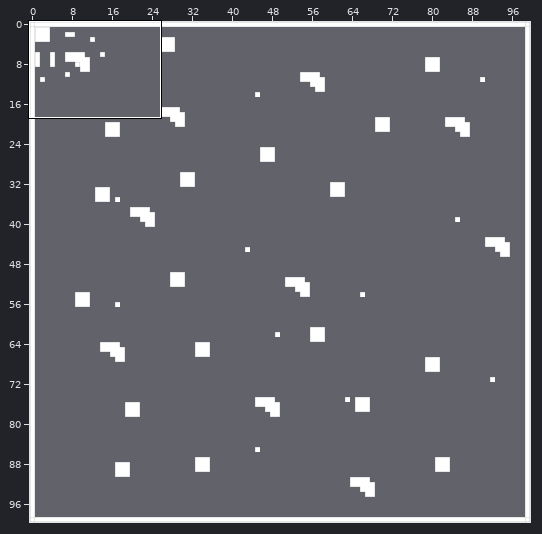
Two states of a Tiled map (JSON), assets/tiled/maps/0.json. Above: a wide view before the commit, with the close-up outlined.
Close-up. Before the commit:
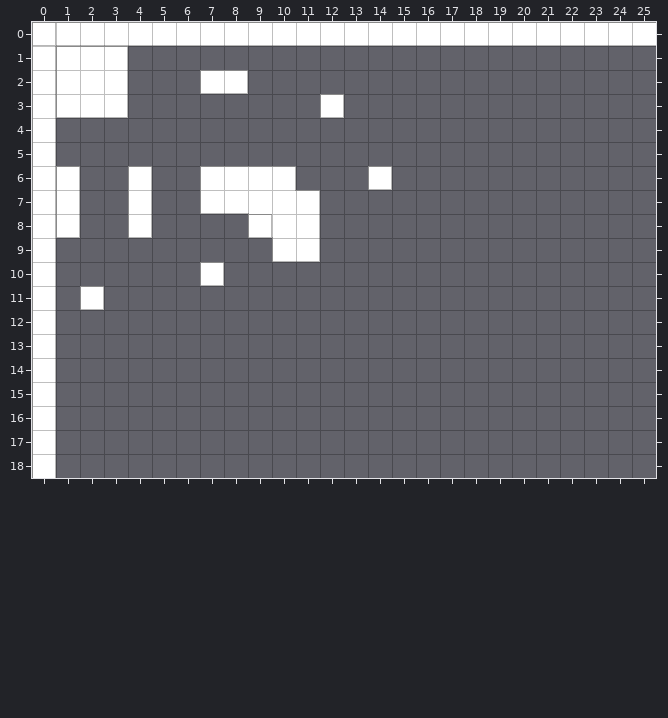
Cells are 16x16 px. Shown: x 0..25, y 0..18. The commit also changed other parts of the map, which this record leaves out. The old version is drawn lined up with the new one.
After the commit:
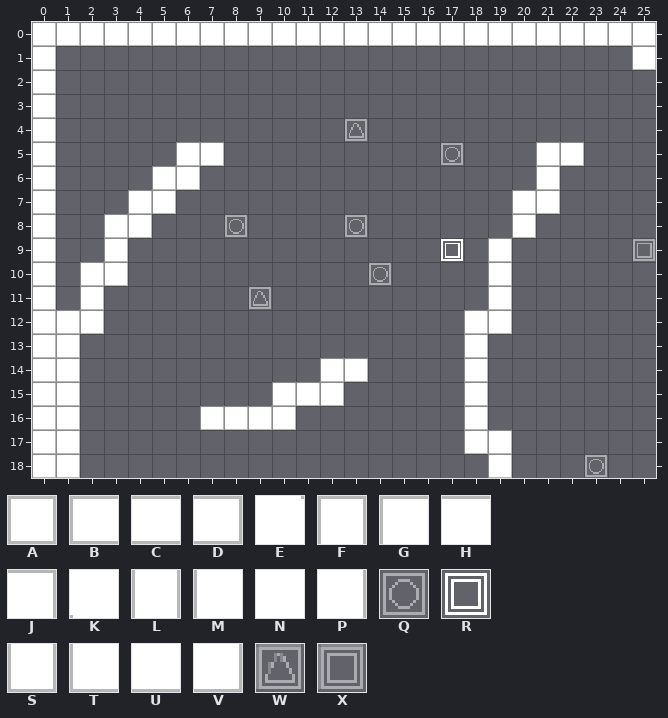
Key: from "spritesheet": A 0 "physics", B 1 "physics", C 2 "physics", D 3 "physics", E 5 "physics", F 6 "physics", G 7 "physics", H 8 "physics", J 9 "physics", K 10 "physics", L 12 "physics", M 13 "physics", N 14 "physics", P 15 "physics", Q 16 "spawn", R 17 "spawn", S 18 "physics", T 19 "physics", U 20 "physics", V 21 "physics", W 22 "spawn", X 23 "spawn".
_ is an empty cell.
See-through tiles are keyed as they look on the map.
From old to new:
map size 100x100 -> 40x40 cells
Layer "Tile Layer 1":
y 0: x 1..25 CCCCCCCCCCCCCCCCCCCCCCCCC -> AAAAAAAAAAAAAAAAAAAAAAAAA
y 1: x 0..3 LGHJ -> A___; x 25 _ -> A
y 2: x 0..3 LMNP -> A___; x 7..8 BD -> __
y 3: x 0..3 LTUV -> A___; x 12 A -> _
y 4: x 0 L -> A; x 13 _ -> W
y 5: x 0 L -> A; x 6..7 __ -> AA; x 17 _ -> Q; x 21..22 __ -> AA
y 6: x 0..1 LF -> A_; x 4..10 F__GHHJ -> _AA____; x 14 A -> _; x 21 _ -> A
y 7: x 0..1 LL -> A_; x 4..5 L_ -> AA; x 7..11 TUKEJ -> _____; x 20..21 __ -> AA
y 8: x 0..1 LS -> A_; x 3..4 _S -> AA; x 8..11 _AKP -> Q___; x 13 _ -> Q; x 20 _ -> A
y 9: x 0 L -> A; x 3 _ -> A; x 10..11 TV -> __; x 17 _ -> R; x 19 _ -> A; x 25 _ -> X
y 10: x 0 L -> A; x 2..3 __ -> AA; x 7 A -> _; x 14 _ -> Q; x 19 _ -> A
y 11: x 0 L -> A; x 9 _ -> W; x 19 _ -> A
y 12: x 0..2 L__ -> AAA; x 18..19 __ -> AA
y 13: x 0..1 L_ -> AA; x 18 _ -> A
y 14: x 0..1 L_ -> AA; x 12..13 __ -> AA; x 18 _ -> A
y 15: x 0..1 L_ -> AA; x 10..12 ___ -> AAA; x 18 _ -> A
y 16: x 0..1 L_ -> AA; x 7..10 ____ -> AAAA; x 18 _ -> A
y 17: x 0..1 L_ -> AA; x 18..19 __ -> AA
y 18: x 0..1 L_ -> AA; x 19 _ -> A; x 23 _ -> Q
Changed places in both close-ups, as pixel boxes (x1, y1, x2, y2):
changed: (33, 23, 656, 478)
